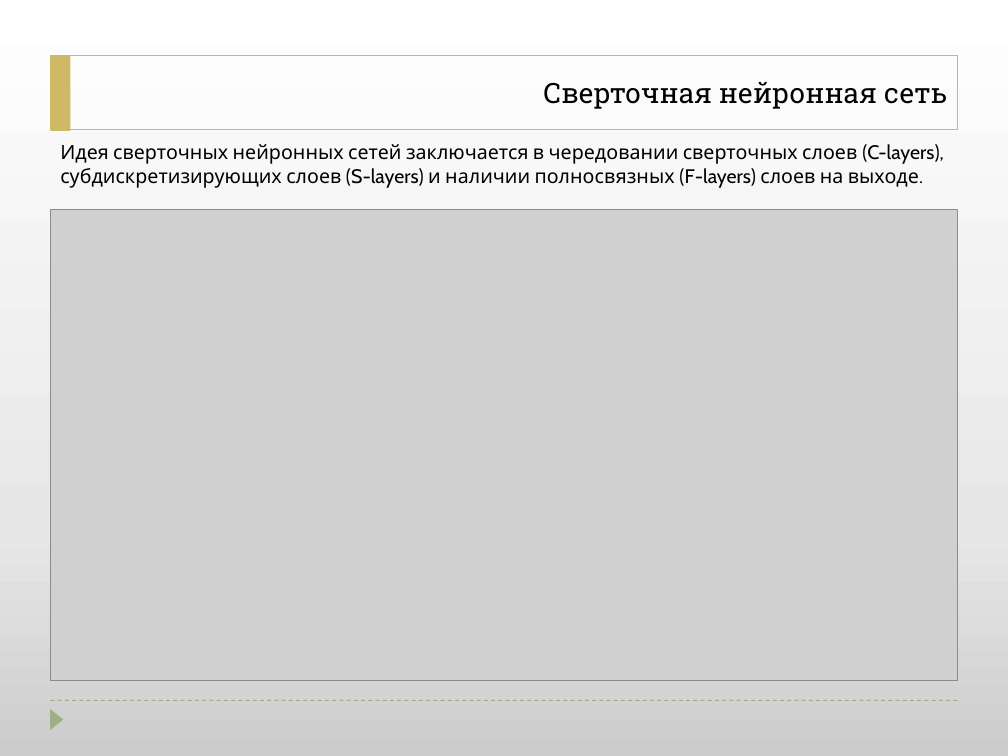
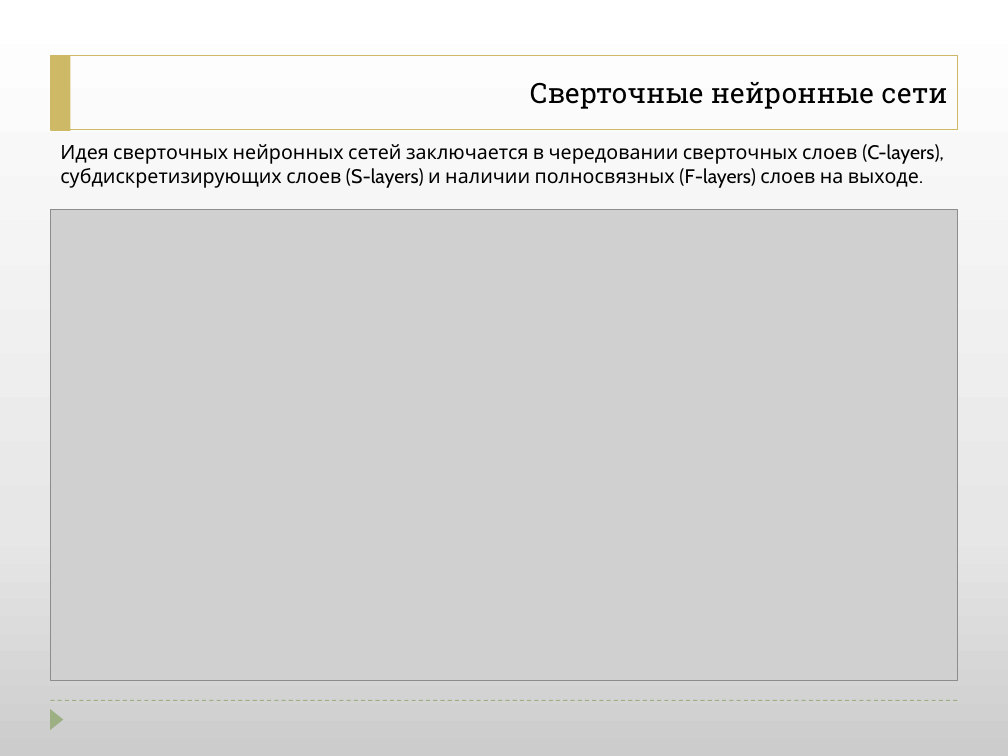
Before and after one commit to igor-kalashnikov/nebulous, a slide deck: slide 8 of Documentation/Project Presentation.pptx (slide 3 before the commit). Drawn at 1008x756 pixels with LibreOffice and Linux fonts; fonts in the diff are those of the drawing; grey boxes stand for pictures. Boxes give left, top, right and bottom in pixels: in the first picture for what was removed or moved away, otherwise in the second. Text is boxed around its words. In the diff, an @@ line names an element or a change of style, - is before the commit and + after.

```diff
--- a/Documentation/Project Presentation.pptx
+++ b/Documentation/Project Presentation.pptx
@@ title at box(530, 82, 947, 109): text changed @@
-Сверточная нейронная сеть
+Сверточные нейронные сети
```
Also in this commit, not shown: 9 slides added, 2 other files.
